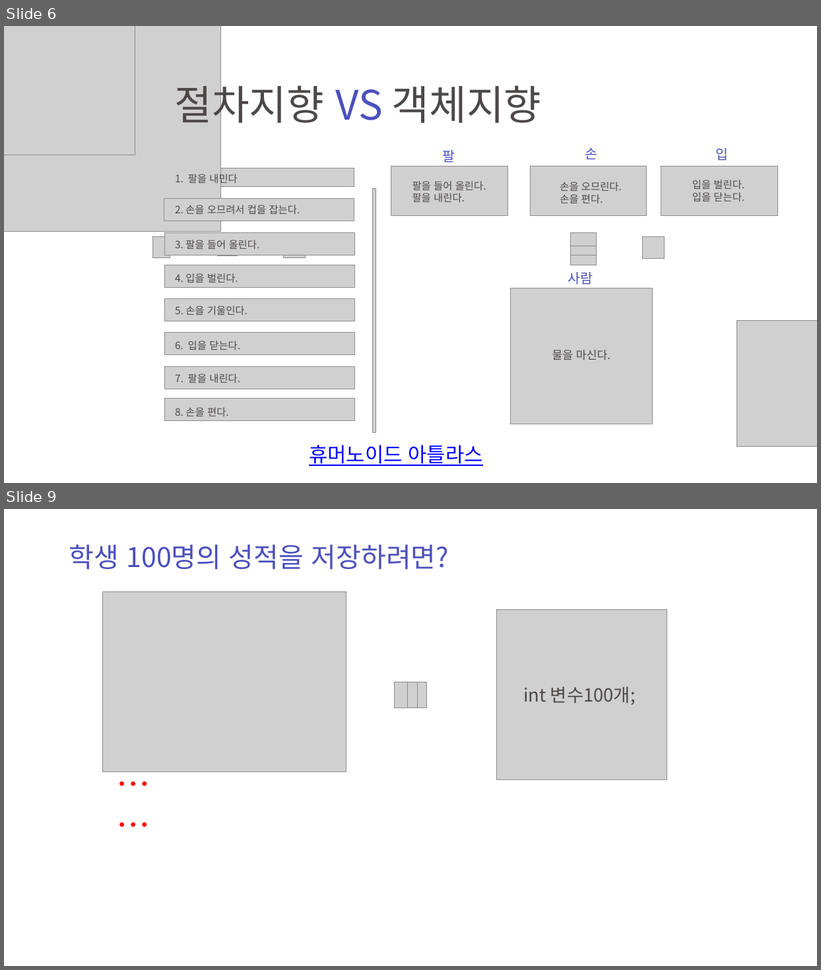
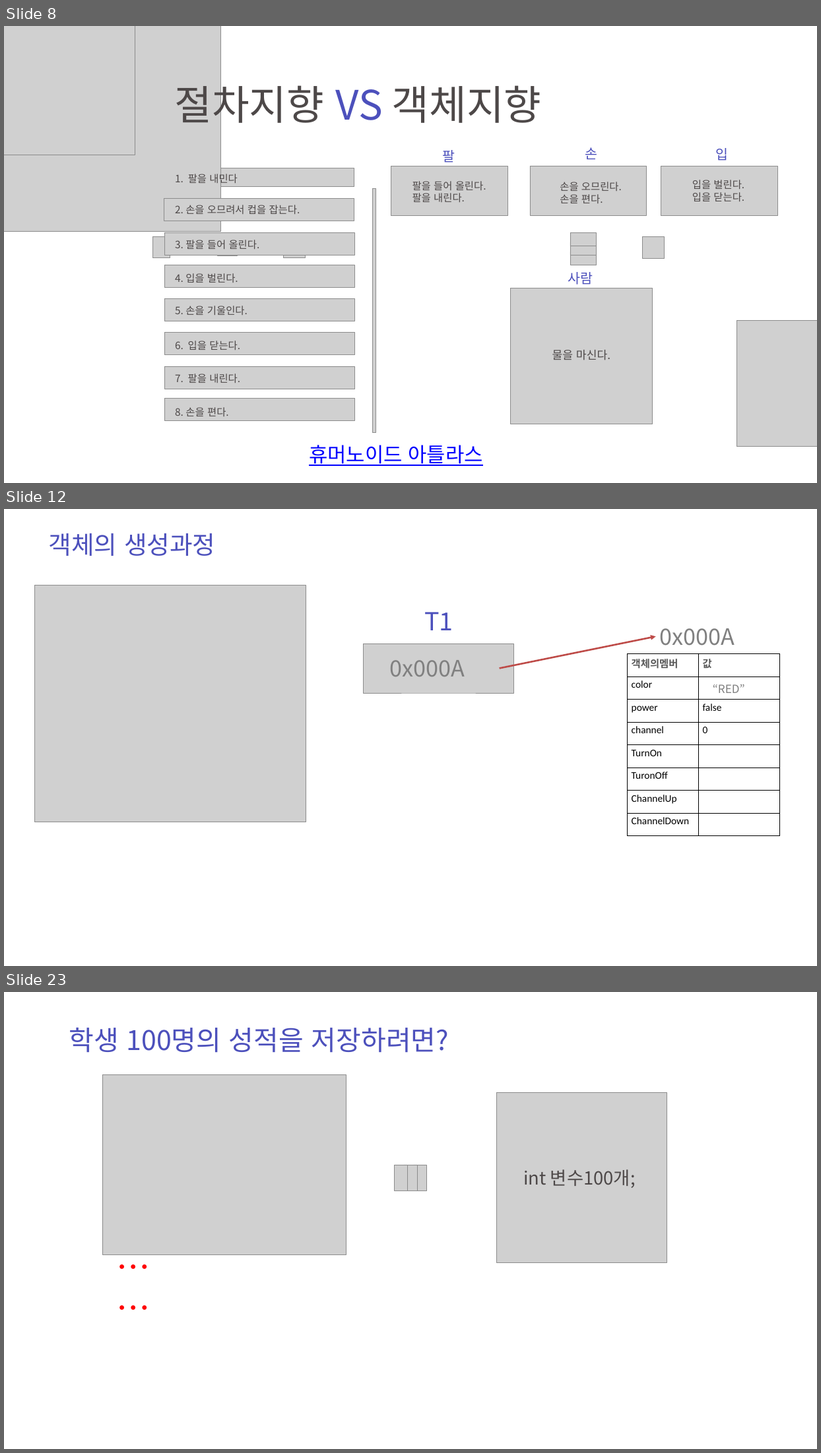
Before and after one commit to zest132/JavaLecture, a slide deck: JavaLecture/LectureFile/java 6강.pptx. Shown one above the other, each under a label of ours: slides 6 and 9 before the commit, slides 8, 12 and 23 after it; the slides between them are not shown. The pictures are 821x970 and 821x1453 pixels, drawn with LibreOffice and Linux fonts; fonts in the diff are those of the drawing; grey boxes stand for pictures; background and template pictures are left out. Boxes give left, top, right and bottom in pixels: in the first picture for what was removed or moved away, otherwise in the second. Text is boxed around its words. In the diff, an @@ line names an element or a change of style, - is before the commit and + after.

```diff
--- a/JavaLecture/LectureFile/java 6강.pptx
+++ b/JavaLecture/LectureFile/java 6강.pptx
@@ slide 12 added at (4, 509, 817, 966), background #FFFFFF @@
@@ text added at (49, 533, 216, 556), 44 pt, text #4C50BC @@
+객체의 생성과정
@@ picture added at (34, 586, 306, 823) @@
@@ text added at (424, 612, 453, 630), 44 pt, text #4C50BC @@
+T1
@@ picture added at (363, 644, 514, 693) @@
@@ arrow added from (500, 668) to (655, 636), #BF4C48 3 pt @@
@@ text added at (660, 628, 735, 646), 40 pt, text #808080 @@
+0x000A
@@ text added at (389, 660, 465, 677), 40 pt, text #808080 @@
+0x000A
@@ table added at (627, 654, 780, 836), 8 rows, 2 columns @@
+객체의멤버 | 값
+color | 
+power | false
+channel | 0
+TurnOn | 
+TuronOff | 
+ChannelUp | 
+ChannelDown | 
@@ text added at (713, 685, 745, 693), 20 pt, text #808080 @@
+“RED”
@@ what was slide 6 is now slide 8 @@
@@ what was slide 9 is now slide 23 @@
```
Also in this commit, not shown: 2 slides changed, 13 other slides added, 1 slide removed, 2 other files.
